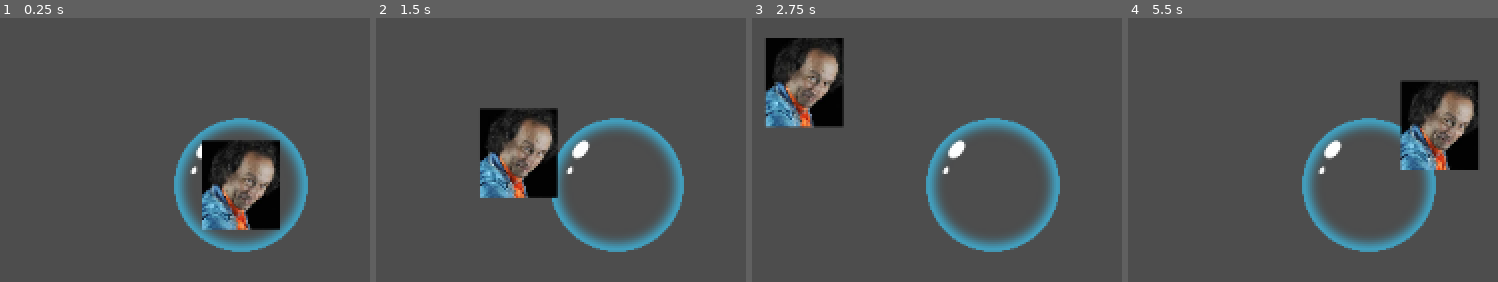
Above: before the commit, frames 1-4 (left to right).
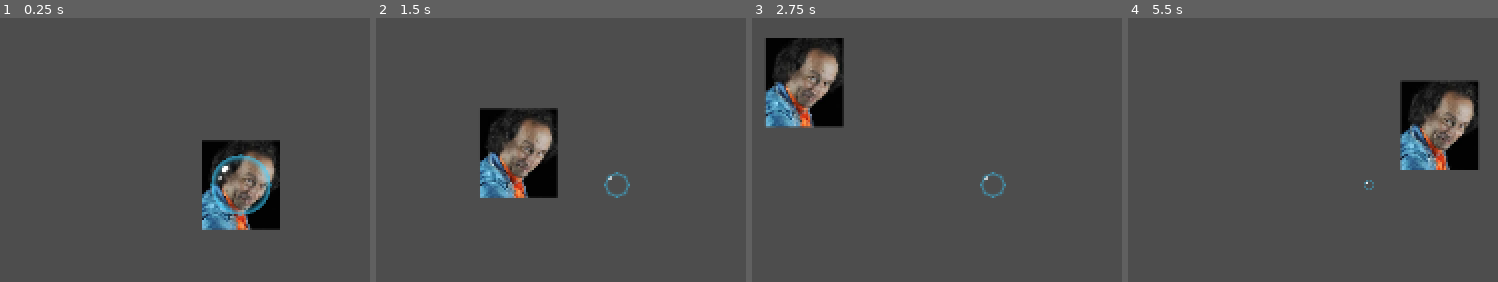
Above: after the commit, the same moments.

Repository: Zodayan/BubbleSurvivor
Game: Godot game, scene res://scenes/game.tscn
Two runs of this game, one before a commit and one after it. Both use one fixed random seed, a clock stepped at 60 frames per second and the inputs below.
Inputs:
- Up to frame 1 (0.25 s): no input
- Up to frame 2 (1.5 s): tap Enter at 0.5 s; hold Right (right) 0.53-1.28 s; hold Down (down) from 1.28 s (still down)
- Up to frame 3 (2.75 s): release Down (down) at 2.03 s; hold Right (right) from 2.03 s (still down)
- Up to frame 4 (5.5 s): release Right (right) at 2.78 s; hold Up (up) 2.78-3.53 s; hold Q (left) 3.53-5.03 s; hold Down (down) from 5.03 s (still down)

The runs differ from the first frame. In frame 1, 6.1% of the frame differs, in the area x 47-84%, y 37-89%; in frame 2, 5.2%; in frame 3, 5.4%; in frame 4, 4.7%.

Commit message:
Les ennemis ont par défaut le comportement de se diriger vers la position du joueur + ils infligent désormais des dégats au joueur lorsque ces dernier sont en collision, avec un délai de 1sec

Diff:
--- a/bubblesurvior/scenes/bubblePlayer.tscn
+++ b/bubblesurvior/scenes/bubblePlayer.tscn
@@ -16,6 +16,7 @@
 shape = SubResource("CircleShape2D_k0so4")
 
 [node name="BubbleSprite" type="Sprite2D" parent="."]
+z_index = 1
 scale = Vector2(0.1, 0.1)
 texture = ExtResource("2_4dqas")
 
--- a/bubblesurvior/scenes/enemy.tscn
+++ /dev/null
@@ -1,18 +0,0 @@
-[gd_scene load_steps=4 format=3 uid="uid://b3bua3ukbpwj2"]
-
-[ext_resource type="Script" path="res://scripts/enemies/enemy.gd" id="1_w2k2d"]
-[ext_resource type="Texture2D" uid="uid://d2c5ay8c22fka" path="res://assets/sprite/Greyscale/16x16/bubble_1.png" id="2_mejkw"]
-
-[sub_resource type="CircleShape2D" id="CircleShape2D_6lcs6"]
-radius = 7.0
-
-[node name="Enemy" type="Area2D"]
-script = ExtResource("1_w2k2d")
-
-[node name="Sprite2D" type="Sprite2D" parent="."]
-texture = ExtResource("2_mejkw")
-
-[node name="CollisionShape2D" type="CollisionShape2D" parent="."]
-shape = SubResource("CircleShape2D_6lcs6")
-
-[connection signal="body_entered" from="." to="." method="_on_body_entered"]
--- a/bubblesurvior/scenes/michel.tscn
+++ b/bubblesurvior/scenes/michel.tscn
@@ -18,3 +18,4 @@
 shape = SubResource("RectangleShape2D_mal4w")
 
 [connection signal="body_entered" from="." to="." method="_on_body_entered"]
+[connection signal="body_exited" from="." to="." method="_on_body_exited"]
--- a/bubblesurvior/scripts/enemies/enemy.gd
+++ b/bubblesurvior/scripts/enemies/enemy.gd
@@ -1,26 +1,51 @@
 extends Area2D
 class_name Enemy
 
+const DELAI_DEGATS = 1 #delais de 1s pour infliger à nouveau des dégats au joueur
 var vitesse: float = 10
 var pv_max: float = 10
 var pv: float = pv_max
-var degats: float = 1
+var degats: float = 5
 var direction: Vector2 = Vector2(1, 0)
+var is_collision_joueur: bool = false
+var timer_collision: float = 0
+var player_body: BubblePlayer
 
-# Called when the node enters the scene tree for the first time.
-func _ready() -> void:
-	print("Enemy initialized")
-	pass # Replace with function body.
+func _process(delta: float) -> void:
 
+	gerer_deplacement(delta)
 
-# Called every frame. 'delta' is the elapsed time since the previous frame.
-func _process(delta: float) -> void:
+	gerer_collision_joueur(delta)
+
+func gerer_deplacement(delta: float) -> void:
+	# Par défaut les ennemis vont tout droit vers le joueur
 	direction = Vector2(CustomSceneTree.getInstance()._playerManager.pos - position)
 
 	position.x += vitesse * delta * direction.normalized()[0]
 	position.y += vitesse * delta * direction.normalized()[1]
 
+func gerer_collision_joueur(delta: float) -> void:
+	# Si le joueur est en collision avec cet ennemi et que ca fait plus d'une seconde que le joueur a subi des
+	#dégats avec cet ennemi, alors le joueur prendre des dégats
+	if is_collision_joueur:
+		if timer_collision >= DELAI_DEGATS:
+			player_body.dealDamage(degats)
+			print("player hit")
+			timer_collision -= DELAI_DEGATS
+		else:
+			timer_collision += delta
+
 # Se déclenche quand le joueur rentre en collision avec la collision de ce sprite
 func _on_body_entered(body: Node2D) -> void:
-	print("something collided")
-	print(body.name)
+	# Si on détecte une collision avec le joueur, on active le mode "dégats au joueur",
+	#qui va faire des dégats au joueur toutes les secondes
+	if body.is_class("CharacterBody2D"):
+		is_collision_joueur = true
+		timer_collision = 1
+		player_body = body
+
+func _on_body_exited(body: Node2D) -> void:
+
+	if body.is_class("CharacterBody2D"):
+		is_collision_joueur = false
+		timer_collision = 0
--- a/bubblesurvior/scripts/player/bubble_player.gd
+++ b/bubblesurvior/scripts/player/bubble_player.gd
@@ -1,4 +1,5 @@
 extends CharacterBody2D
+class_name BubblePlayer
 
 @onready var timer = $Timer
 
